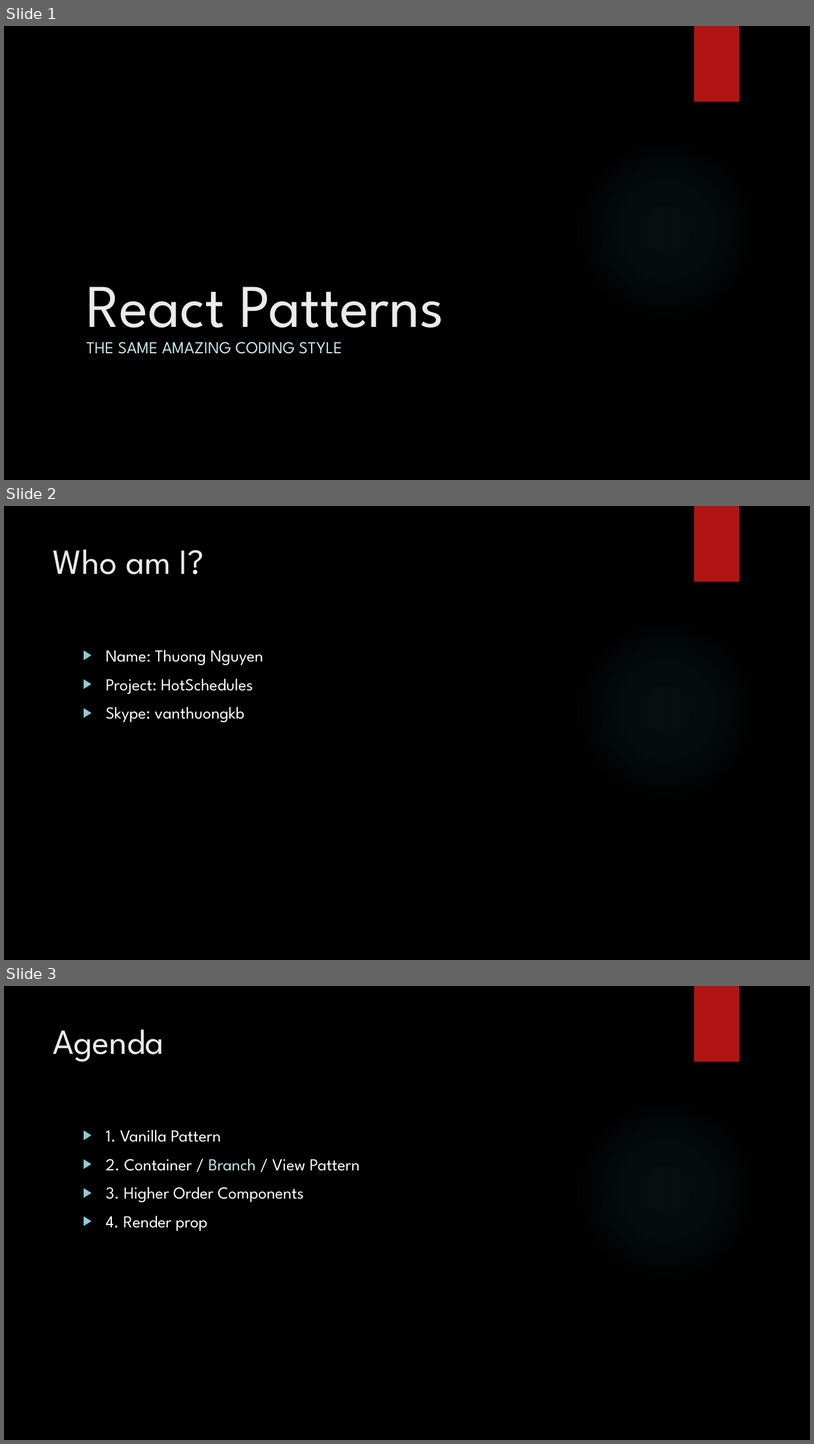
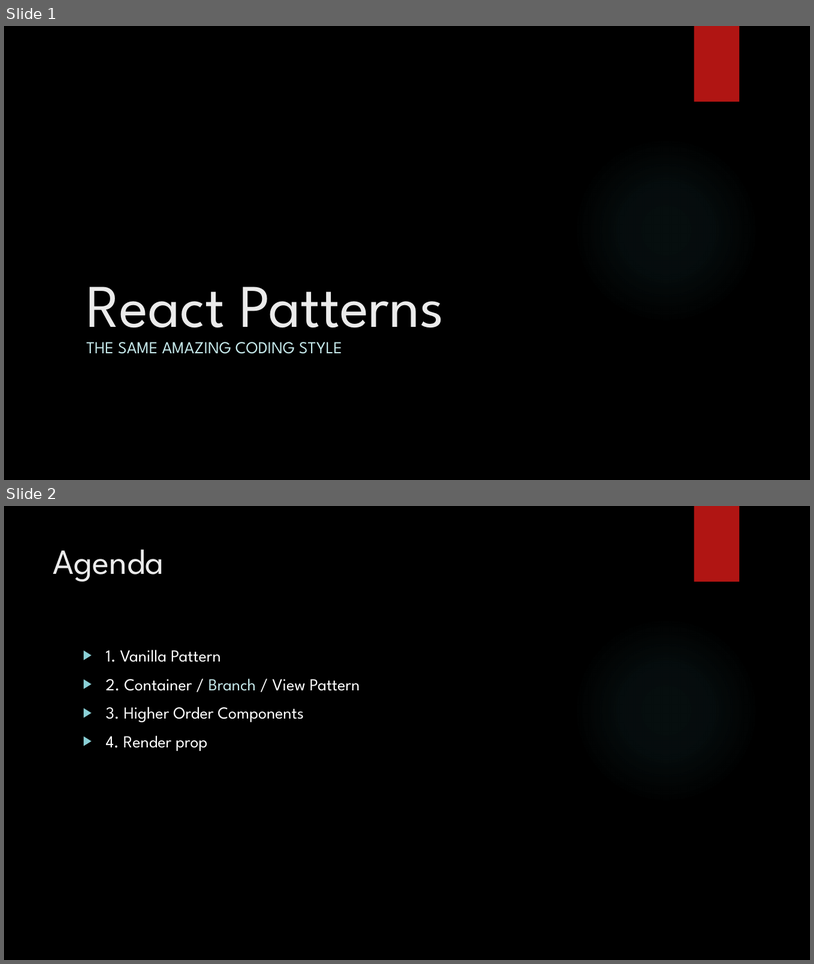
Before and after one commit to vanthuongkb/react-patterns, a slide deck: slides/React Patterns.pptx. Shown one above the other, each under a label of ours: slides 1, 2 and 3 before the commit, slides 1 and 2 after it. The pictures are 814x1444 and 814x964 pixels, drawn with LibreOffice and Linux fonts; fonts in the diff are those of the drawing; background and template pictures are left out. Boxes give left, top, right and bottom in pixels: in the first picture for what was removed or moved away, otherwise in the second. Text is boxed around its words. In the diff, an @@ line names an element or a change of style, - is before the commit and + after.

Commit message:
Edit slides

```diff
--- a/slides/React Patterns.pptx
+++ b/slides/React Patterns.pptx
@@ slide 2 removed at bbox=[4, 506, 810, 960], background picture (left out); not listed: 2 template elements that a slide beside it also shows @@
@@ title removed at bbox=[53, 549, 204, 574] @@
-Who am I?
@@ text removed at bbox=[106, 649, 263, 722] @@
-▶ Name: Thuong Nguyen
-▶ Project: HotSchedules
-▶ Skype: vanthuongkb
@@ what was slide 3 is now slide 2 @@
```
Also in this commit, not shown: 1 slide added.
